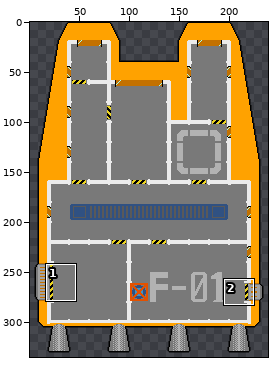
A pixel-art file gets an edit: user/ships/freighter/simpleFreighter.aseprite. Above, an overview of the earlier version with the close-up marked.
Close-up. Old version:
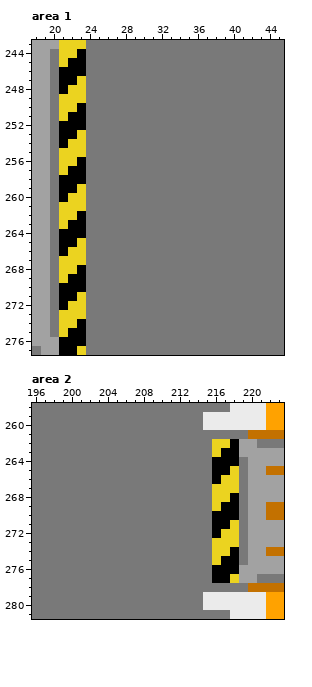
240x340 pixels, 1 frame. Shown: area 1: x 18..45, y 243..277; area 2: x 196..223, y 258..281. The wide view leaves out empty margins.
And afterwards:
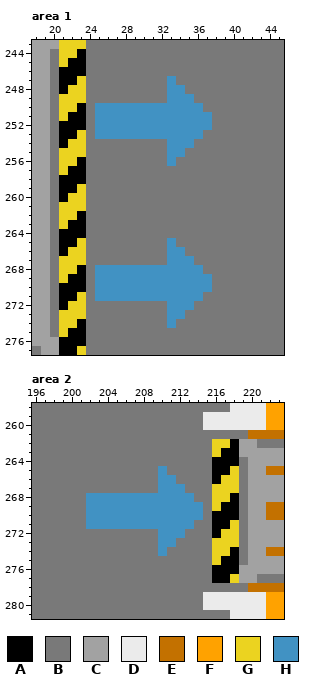
Palette (. is transparent): A #000000  B #797979  C #a2a2a2  D #ebebeb  E #c37100  F #ffa200  G #ebd320  H #4192c3
The commit says: Adds arrows to freighter map to clearly show where cargo should go in and out
Difference:
Changed rows in their new state; - is an unchanged pixel.
Area 1, layer "Layer 1":
first column x 25:
247 --------H----
248 --------HH---
249 --------HHH--
250 HHHHHHHHHHHH-
251 HHHHHHHHHHHHH
252 HHHHHHHHHHHHH
253 HHHHHHHHHHHH-
254 --------HHH--
255 --------HH---
256 --------H----
first column x 25:
265 --------H----
266 --------HH---
267 --------HHH--
268 HHHHHHHHHHHH-
269 HHHHHHHHHHHHH
270 HHHHHHHHHHHHH
271 HHHHHHHHHHHH-
272 --------HHH--
273 --------HH---
274 --------H----
Area 2, layer "Layer 1":
first column x 202:
265 --------H----
266 --------HH---
267 --------HHH--
268 HHHHHHHHHHHH-
269 HHHHHHHHHHHHH
270 HHHHHHHHHHHHH
271 HHHHHHHHHHHH-
272 --------HHH--
273 --------HH---
274 --------H----
Where, in picture pixels (left, top, right, bottom), the same in both close-ups:
changed: (95, 76, 212, 166)
changed: (95, 238, 212, 328)
changed: (86, 466, 203, 556)
